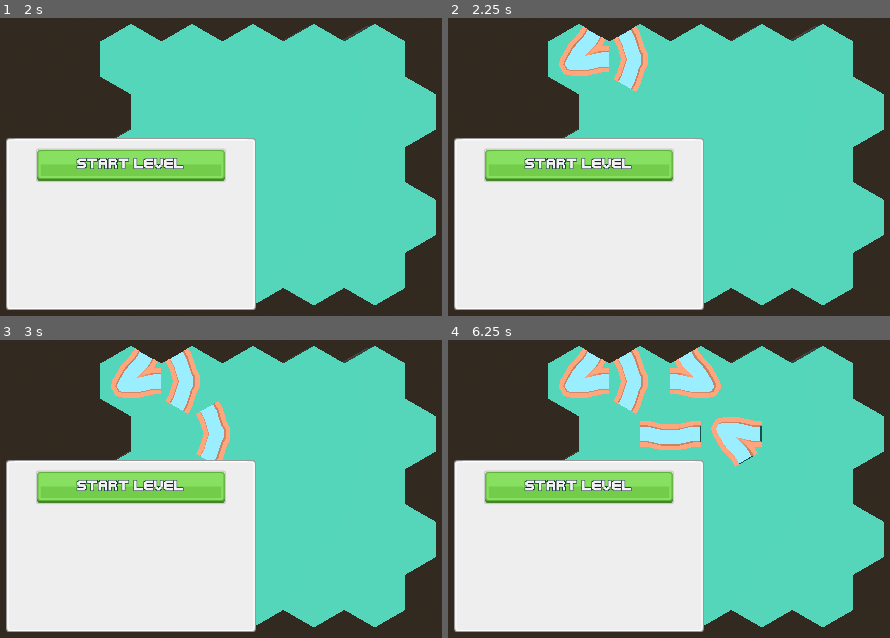
Above: before the commit, frames 1-4 (two rows, left to right).
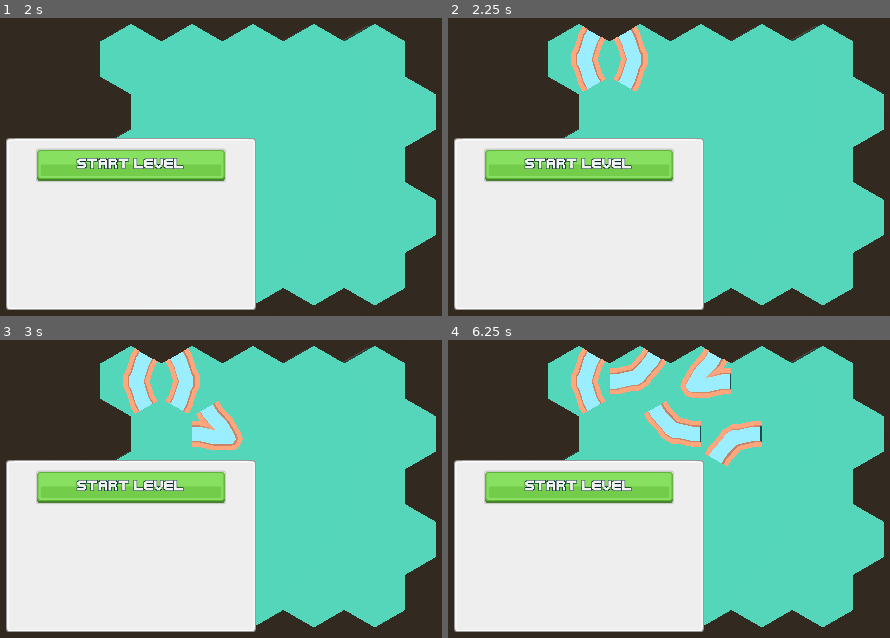
Above: after the commit, the same moments.

Repository: samanthadoran/cuddly-train
Game: Godot game, scene res://scenes/main.tscn
The game is run twice, just before and just after one commit, with the same random seed, the same clock (stepped at 60 frames per second) and the same inputs.
Inputs:
- Up to frame 1 (2 s): click "START LEVEL" at 0.5 s; click "START LEVEL" at 1.25 s
- Up to frame 2 (2.25 s): tap Enter (ui_accept) at 2 s; hold Right (ui_right) from 2.03 s (still down); hold Enter (ui_accept) from 2.03 s (still down)
- Up to frame 3 (3 s): release Right (ui_right) at 2.78 s; release Enter (ui_accept) at 2.78 s; hold Down (ui_down) from 2.78 s (still down); tap Enter (ui_accept) at 2.85 s
- Up to frame 4 (6.25 s): tap Enter (ui_accept) at 3.02, 3.32, 4.35, 4.52, 4.82, 5.85, 6.02 s; release Down (ui_down) at 3.53 s; hold Right (ui_right) 3.53-4.28 s; hold Enter (ui_accept) 3.53-4.28 s; hold Up (ui_up) 4.28-5.03 s; hold Enter (ui_accept) 5.03-5.78 s; hold Left (ui_left) from 5.03 s (still down)

Frame 1 is identical in both runs. In frame 2, 1.0% of the frame differs, in the area x 25-37%, y 5-25%; in frame 3, 2.0%; in frame 4, 5.9%, in the area x 25-71%, y 2-43%.

Commit message:
Ensure a generated path cannot have the same direction twice without conditional.

Diff:
--- a/src/hex_grid.gd
+++ b/src/hex_grid.gd
@@ -21,11 +21,9 @@
 func play_hex(hex: Hex):
 	hex.hex_type = Hex.Hex_Type.Played
 	var first_dir: Path.Directions = (randi() % 6) as Path.Directions
-	var second_dir: Path.Directions = (randi() % 6) as Path.Directions
+	# Make sure the second direction can't be equal to the first.
+	var second_dir: Path.Directions = ((first_dir + randi_range(1, 5)) % 6) as Path.Directions
 
-	# TODO(Samantha): This is awful.
-	while second_dir == first_dir:
-		second_dir = (randi() % 6) as Path.Directions
 	hex.connections = Path.new(first_dir, second_dir)
 	hex.mesh.set_mesh(hex.determine_hex_mesh(placeable_tile_library))
 
